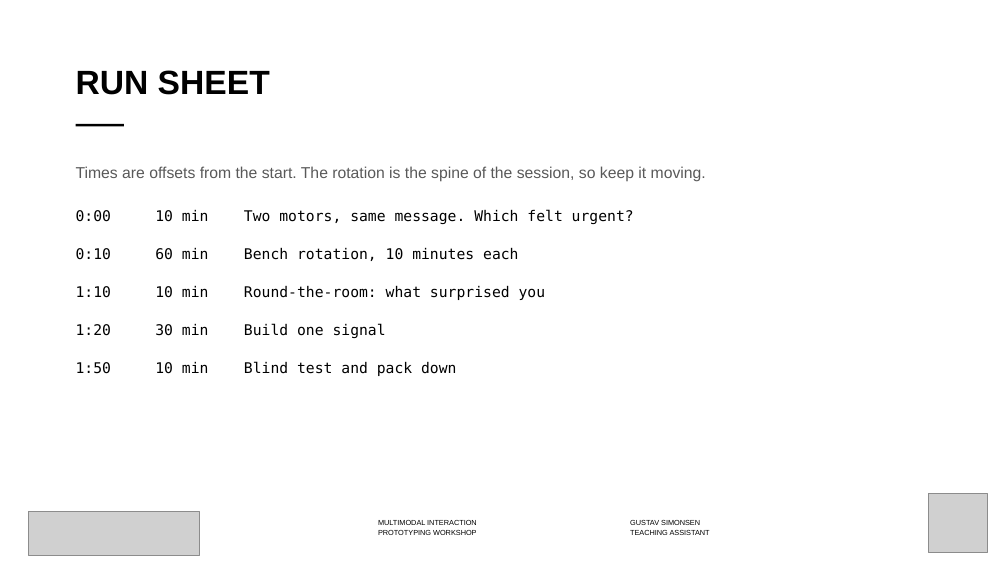
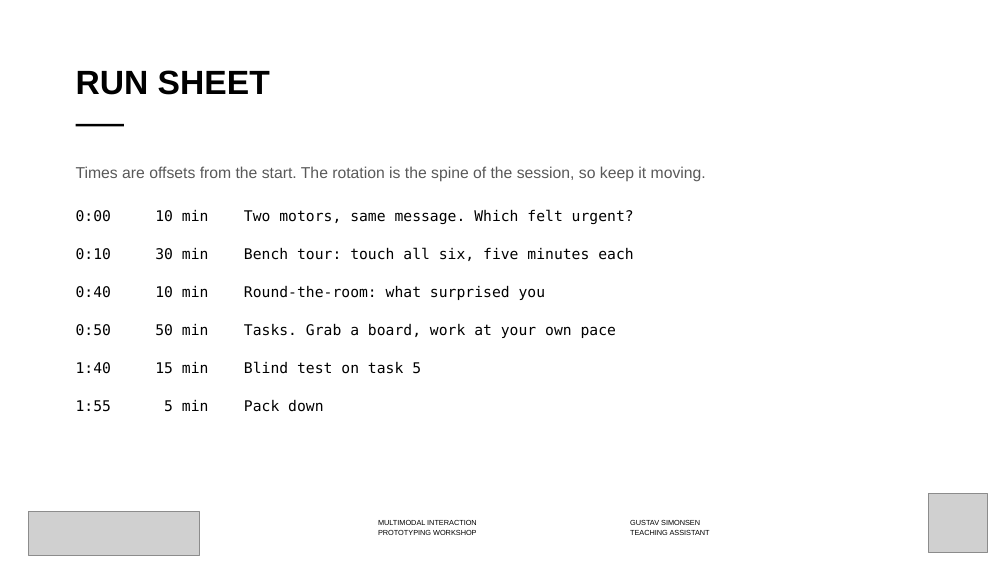
Before and after one commit to labtools-au/multimodal-actuator-workshop, a slide deck: slide 4 of docs/multimodal-actuator-workshop.pptx. Drawn at 1008x567 pixels with LibreOffice and Linux fonts; fonts in the diff are those of the drawing; grey boxes stand for pictures; background and template pictures are left out. Boxes give left, top, right and bottom in pixels: in the first picture for what was removed or moved away, otherwise in the second. Text is boxed around its words. In the diff, an @@ line names an element or a change of style, - is before the commit and + after.

```diff
--- a/docs/multimodal-actuator-workshop.pptx
+++ b/docs/multimodal-actuator-workshop.pptx
@@ text at bbox=[76, 247, 633, 412]: text changed @@
-0:10 60 min Bench rotation, 10 minutes each
-1:10 10 min Round-the-room: what surprised you
-1:20 30 min Build one signal
-1:50 10 min Blind test and pack down
+0:10 30 min Bench tour: touch all six, five minutes each
+0:40 10 min Round-the-room: what surprised you
+0:50 50 min Tasks. Grab a board, work at your own pace
+1:40 15 min Blind test on task 5
+1:55 5 min Pack down
```
Also in this commit, not shown: 6 other slides changed, 3 slides added, 10 other files.
